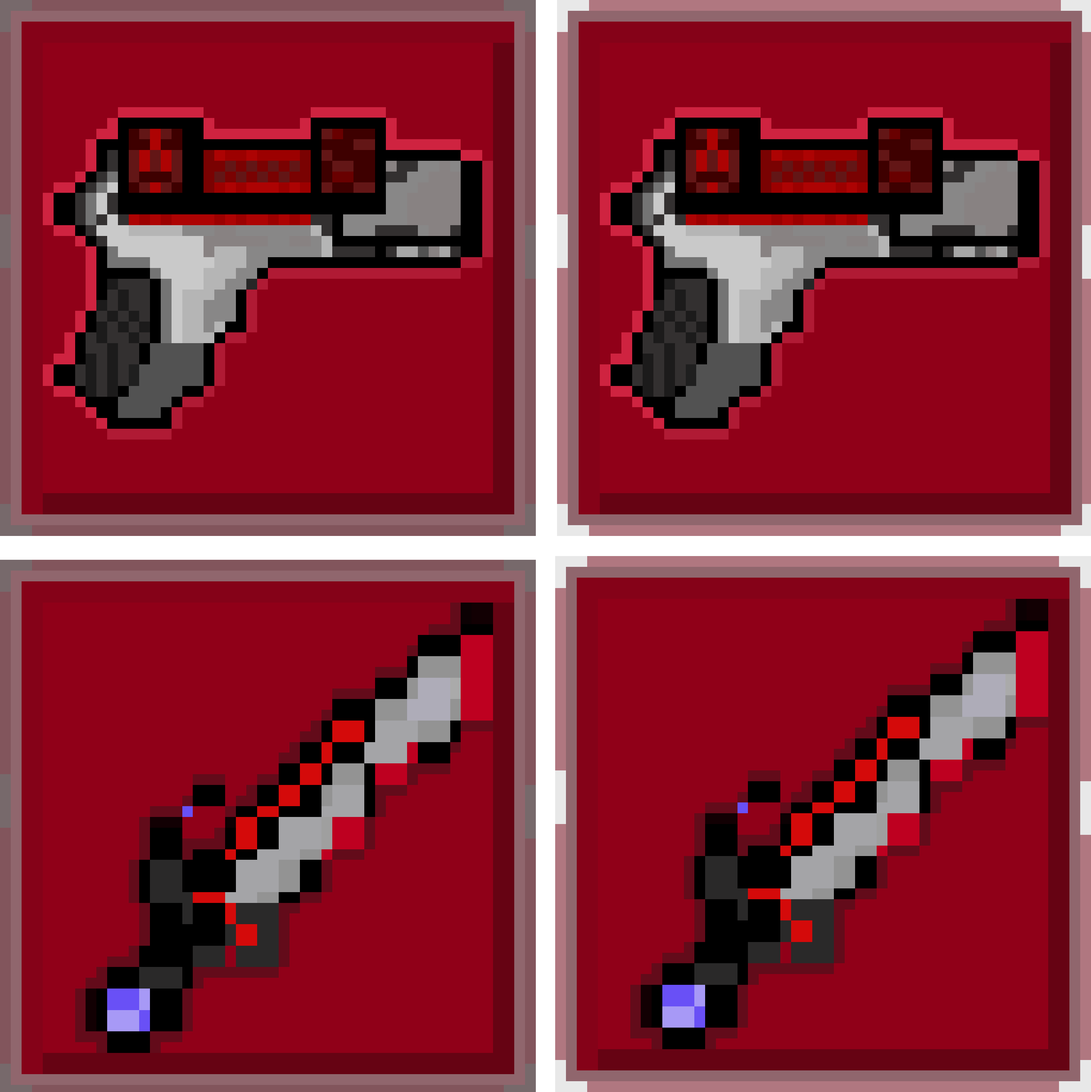
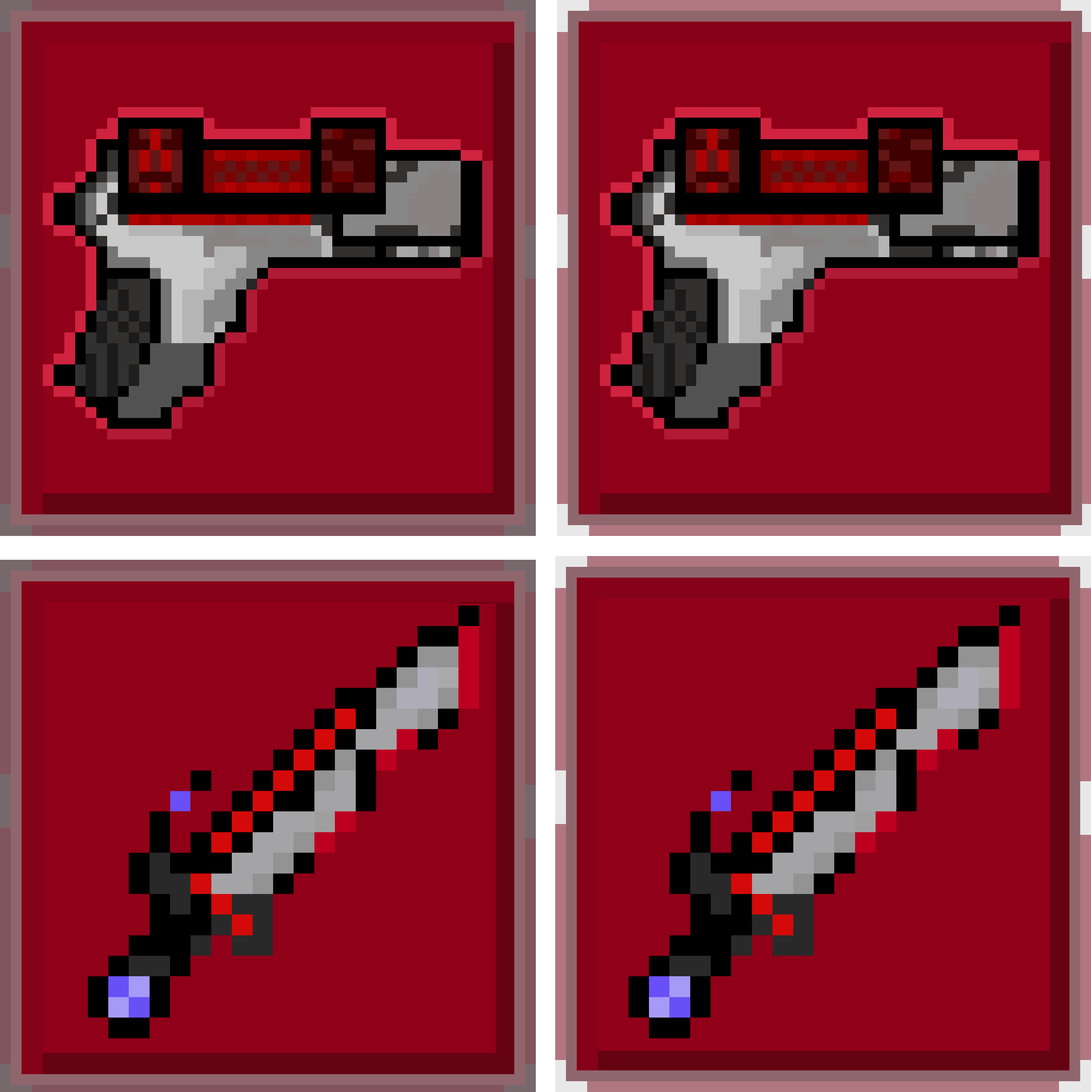
Before/after of a 1091×1092 layered artwork. What changed in the layer stack:
added layer "Layer 6" above "Layer 5" over (628, 605, 1021, 1039)
added layer "Layer 5" above "Layer 4" over (75, 598, 1051, 1053)
